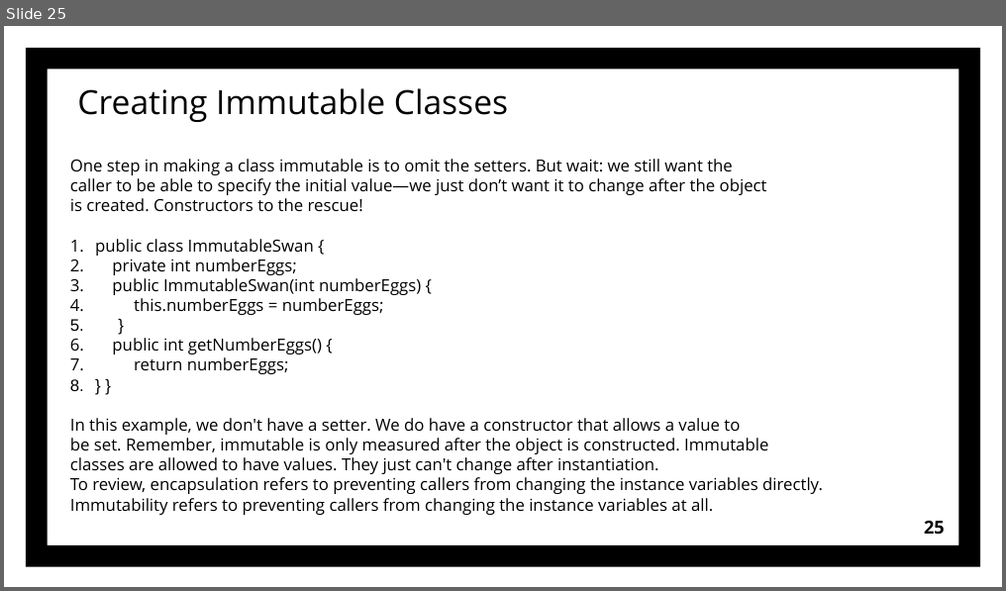
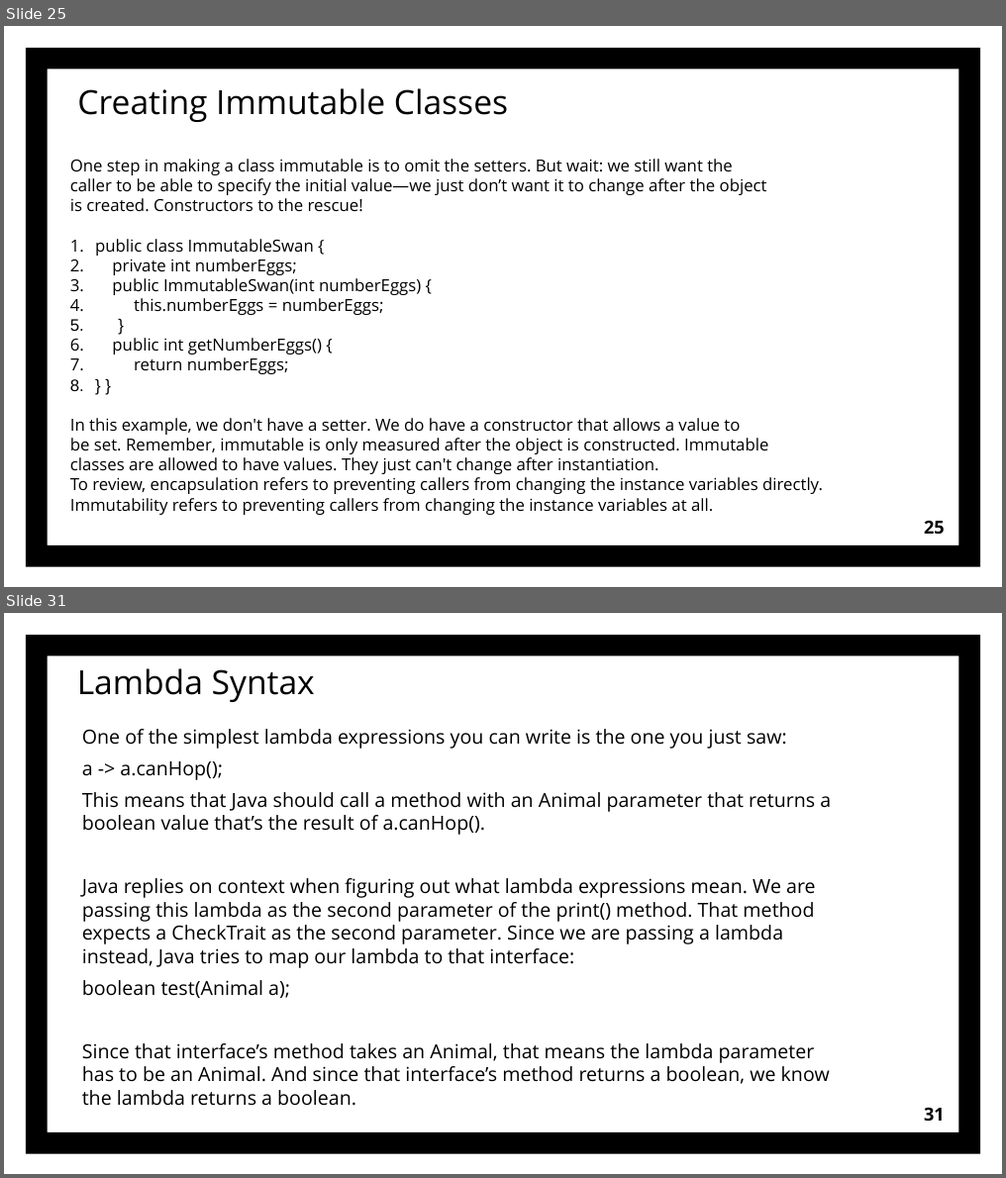
Before and after one commit to Grigory2000/OCATests, a slide deck: OCA Chapter 4 part 3.pptx. Shown one above the other, each under a label of ours: slide 25 before the commit, slides 25 and 31 after it; the slides between them are not shown. The pictures are 1006x591 and 1006x1178 pixels, drawn with LibreOffice and Linux fonts; fonts in the diff are those of the drawing. Boxes give left, top, right and bottom in pixels: in the first picture for what was removed or moved away, otherwise in the second. Text is boxed around its words. In the diff, an @@ line names an element or a change of style, - is before the commit and + after.

Commit message:
lambda commit

```diff
--- a/OCA Chapter 4 part 3.pptx
+++ b/OCA Chapter 4 part 3.pptx
@@ slide 31 added at bbox=[4, 613, 1002, 1174], background #FFFFFF; not listed: 1 template element that a slide beside it also shows @@
@@ title added at bbox=[77, 668, 315, 702], 24 pt, text #000000 @@
+Lambda Syntax
@@ text added at bbox=[82, 729, 831, 1106], 14 pt, text #000000 @@
+One of the simplest lambda expressions you can write is the one you just saw:
+a -> a.canHop();
+This means that Java should call a method with an Animal parameter that returns a boolean value that’s the result of a.canHop().
+Java replies on context when figuring out what lambda expressions mean. We are passing this lambda as the second parameter of the print() method. That method expects a CheckTrait as the second parameter. Since we are passing a lambda instead, Java tries to map our lambda to that interface:
+boolean test(Animal a);
+Since that interface’s method takes an Animal, that means the lambda parameter has to be an Animal. And since that interface’s method returns a boolean, we know the lambda returns a boolean.
@@ page number added at bbox=[924, 1108, 944, 1121], 13 pt, text #000000, bold @@
+31
```
Also in this commit, not shown: 7 slides changed, 10 other slides added, 31 other files.
